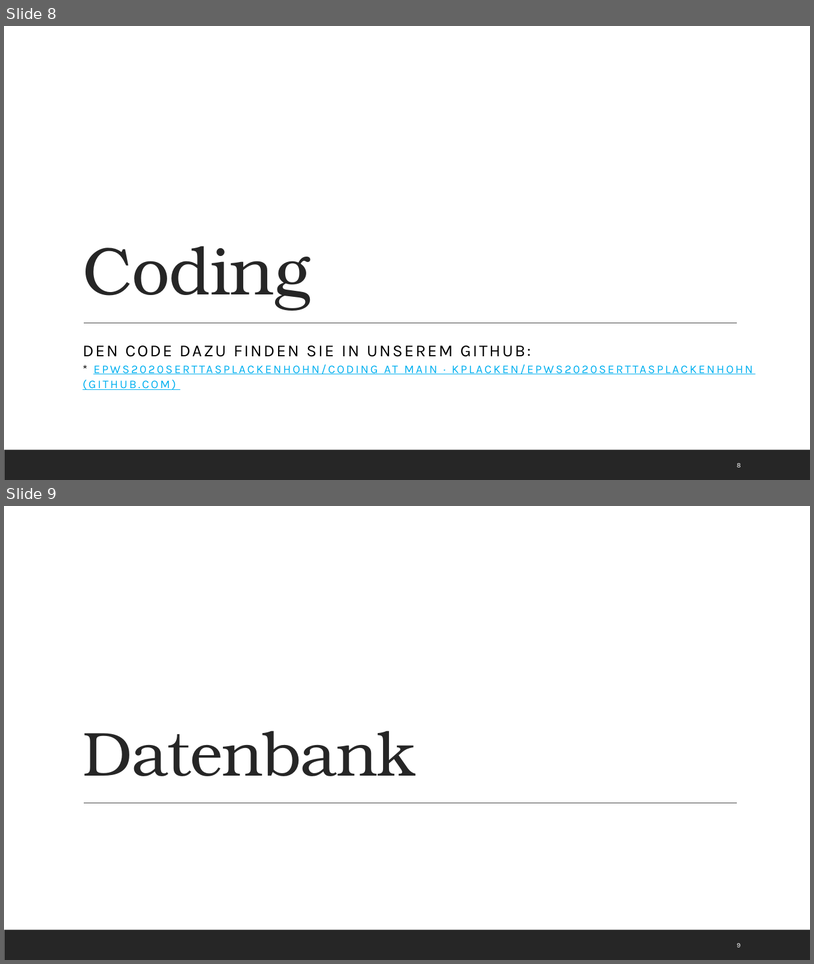
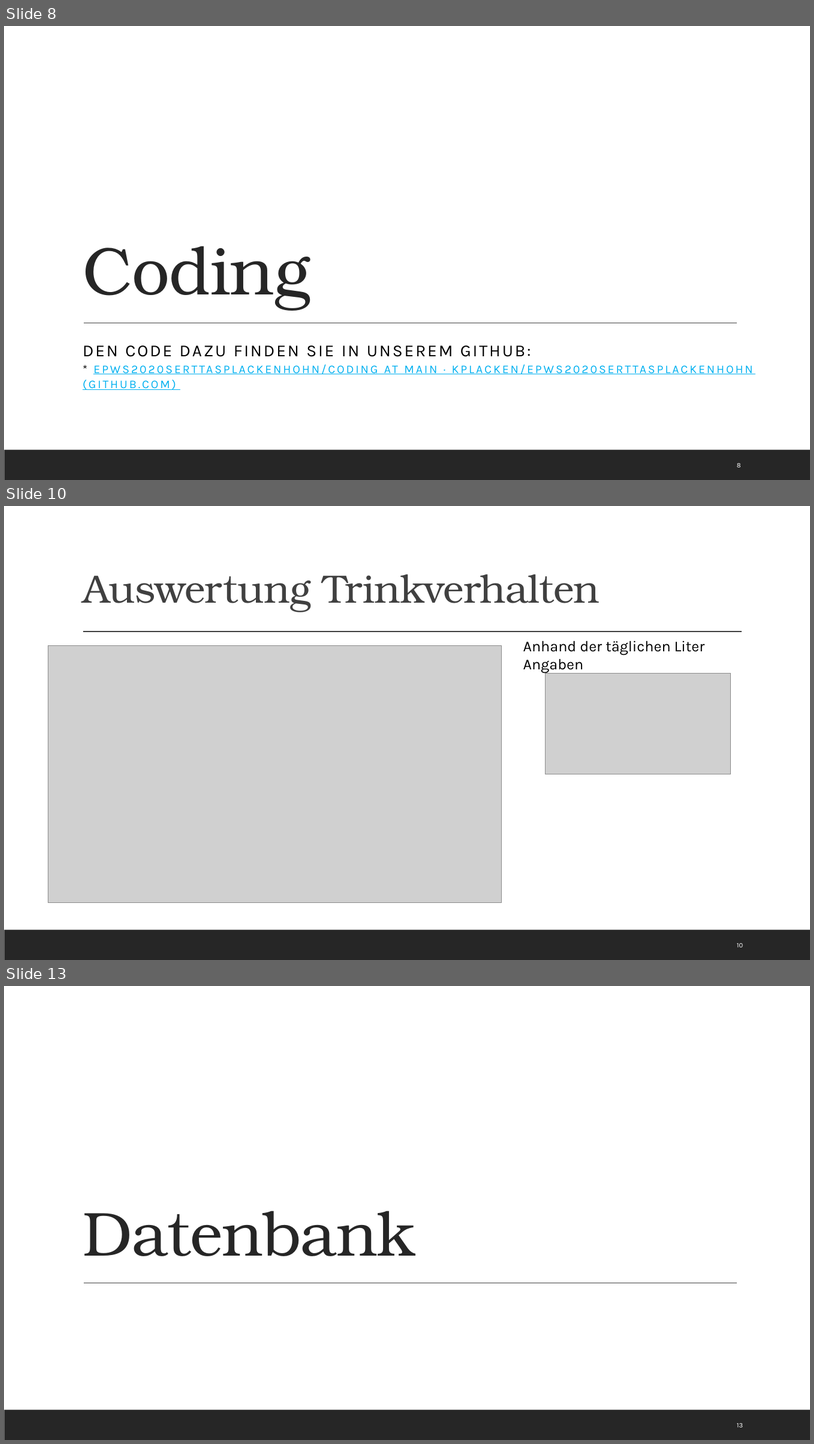
Before and after one commit to Kplacken/EPWS2020SerttasPlackenhohn, a slide deck: Audits/Audit 4/WS2020_SerttasPlackenhohn_Audit4.pptx. Shown one above the other, each under a label of ours: slides 8 and 9 before the commit, slides 8, 10 and 13 after it; the slides between them are not shown. The pictures are 814x964 and 814x1444 pixels, drawn with LibreOffice and Linux fonts; fonts in the diff are those of the drawing; grey boxes stand for pictures. Boxes give left, top, right and bottom in pixels: in the first picture for what was removed or moved away, otherwise in the second. Text is boxed around its words. In the diff, an @@ line names an element or a change of style, - is before the commit and + after.

```diff
--- a/Audits/Audit 4/WS2020_SerttasPlackenhohn_Audit4.pptx
+++ b/Audits/Audit 4/WS2020_SerttasPlackenhohn_Audit4.pptx
@@ slide 10 added at bbox=[4, 506, 810, 960], background #FFFFFF; not listed: 1 template element that a slide beside it also shows @@
@@ title added at bbox=[83, 574, 600, 612], 47 pt, text #404040 @@
+Auswertung Trinkverhalten
@@ picture added at bbox=[48, 646, 503, 902] @@
@@ line added from (83, 632) to (743, 632), #404040 1 pt @@
@@ text added at bbox=[524, 640, 705, 673], 18 pt, text #000000 @@
+Anhand der täglichen Liter Angaben
@@ picture added at bbox=[545, 673, 731, 774] @@
@@ page number added at bbox=[737, 943, 743, 947], 8 pt, text #FFFFFF @@
+10
@@ what was slide 9 is now slide 13 @@
@@ page number at bbox=[737, 1423, 743, 1427]: text changed @@
-9
+13
```
Also in this commit, not shown: 7 slides changed, 9 other slides added, 6 other files.
